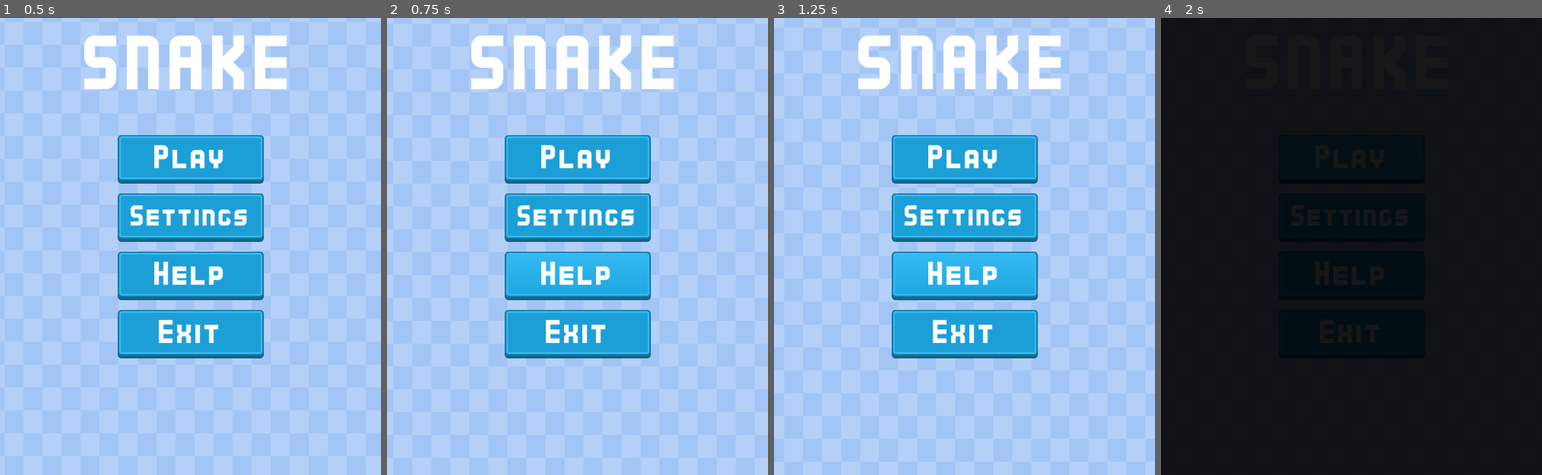
Above: before the commit, frames 1-4 (left to right).
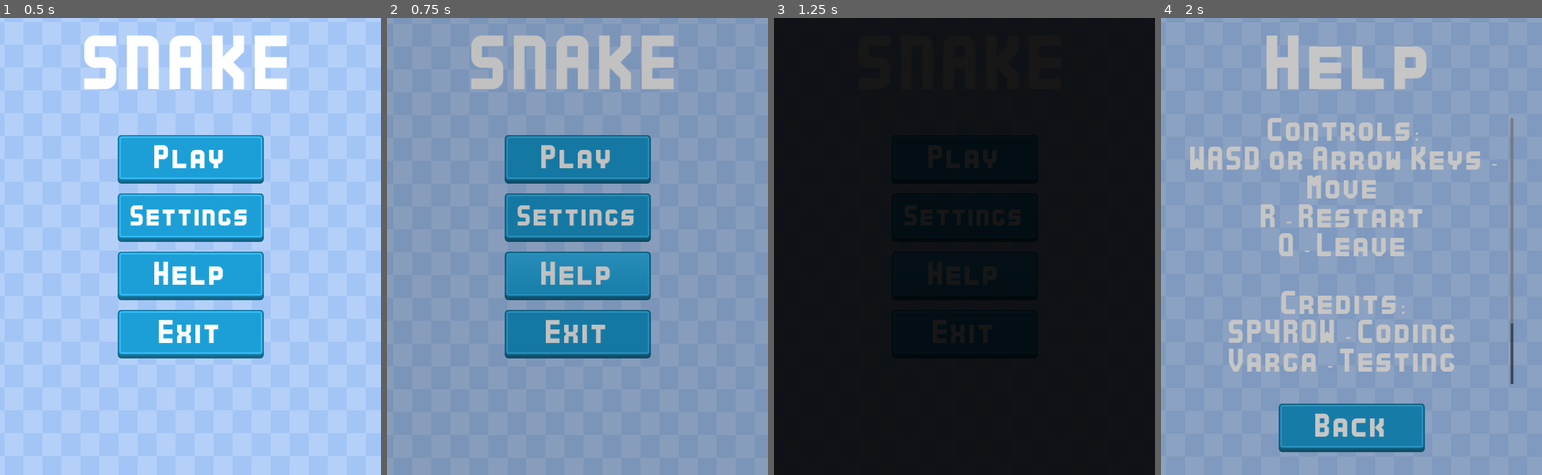
Above: after the commit, the same moments.

Repository: Sparrowworks/Snake
Game: Godot game, scene res://src/MainMenu/MainMenu.tscn
Two runs of this game, one before a commit and one after it. Both use one fixed random seed, a clock stepped at 60 frames per second and the inputs below.
Inputs:
- Up to frame 1 (0.5 s): no input
- Up to frame 2 (0.75 s): click "Help" at 0.5 s
- Up to frame 3 (1.25 s): no input
- Up to frame 4 (2 s): click "Play" at 1.25 s

Frame 1 is identical in both runs. In frame 2, 100% of the frame differs, in the area x 0-100%, y 0-100%; in frame 3, 100%; in frame 4, 100%.

Commit message:
Finished help menu

Diff:
--- a/project.godot
+++ b/project.godot
@@ -35,21 +35,25 @@
 up={
 "deadzone": 0.5,
 "events": [Object(InputEventKey,"resource_local_to_scene":false,"resource_name":"","device":-1,"window_id":0,"alt_press …(192 unchanged characters)…
+, Object(InputEventKey,"resource_local_to_scene":false,"resource_name":"","device":-1,"window_id":0,"alt_pressed":false,"shift_pressed":false,"ctrl_pressed":false,"meta_pressed":false,"pressed":false,"keycode":0,"physical_keycode":4194320,"key_label":0,"unicode":0,"location":0,"echo":false,"script":null)
 ]
 }
 down={
 "deadzone": 0.5,
 "events": [Object(InputEventKey,"resource_local_to_scene":false,"resource_name":"","device":-1,"window_id":0,"alt_press …(192 unchanged characters)…
+, Object(InputEventKey,"resource_local_to_scene":false,"resource_name":"","device":-1,"window_id":0,"alt_pressed":false,"shift_pressed":false,"ctrl_pressed":false,"meta_pressed":false,"pressed":false,"keycode":0,"physical_keycode":4194322,"key_label":0,"unicode":0,"location":0,"echo":false,"script":null)
 ]
 }
 left={
 "deadzone": 0.5,
 "events": [Object(InputEventKey,"resource_local_to_scene":false,"resource_name":"","device":-1,"window_id":0,"alt_press …(191 unchanged characters)…
+, Object(InputEventKey,"resource_local_to_scene":false,"resource_name":"","device":-1,"window_id":0,"alt_pressed":false,"shift_pressed":false,"ctrl_pressed":false,"meta_pressed":false,"pressed":false,"keycode":0,"physical_keycode":4194319,"key_label":0,"unicode":0,"location":0,"echo":false,"script":null)
 ]
 }
 right={
 "deadzone": 0.5,
 "events": [Object(InputEventKey,"resource_local_to_scene":false,"resource_name":"","device":-1,"window_id":0,"alt_press …(192 unchanged characters)…
+, Object(InputEventKey,"resource_local_to_scene":false,"resource_name":"","device":-1,"window_id":0,"alt_pressed":false,"shift_pressed":false,"ctrl_pressed":false,"meta_pressed":false,"pressed":false,"keycode":0,"physical_keycode":4194321,"key_label":0,"unicode":0,"location":0,"echo":false,"script":null)
 ]
 }
 
--- /dev/null
+++ b/src/Credits/Credits.tscn
@@ -0,0 +1,91 @@
+[gd_scene load_steps=7 format=3 uid="uid://d4m61y35wctft"]
+
+[ext_resource type="Script" path="res://src/Credits/credits.gd" id="1_84gq3"]
+[ext_resource type="PackedScene" uid="uid://hojhgp2tlg3b" path="res://src/Background/Background.tscn" id="1_otq6c"]
+[ext_resource type="FontFile" uid="uid://brsbkqea30ixk" path="res://assets/fonts/Kenney Bold.ttf" id="2_j0k8h"]
+[ext_resource type="Texture2D" uid="uid://bsvwqhjqq87h4" path="res://assets/images/button_rectangle_depth_flat.png" id="3_ykn3v"]
+[ext_resource type="Texture2D" uid="uid://b7fw521n0ulr1" path="res://assets/images/button_rectangle_depth_gloss.png" id="4_txx7l"]
+[ext_resource type="Texture2D" uid="uid://3g3hxxbr0cm8" path="res://assets/images/button_rectangle_depth_gradient.png" id="5_tu1fy"]
+
+[node name="Credits" type="Control"]
+layout_mode = 3
+anchors_preset = 15
+anchor_right = 1.0
+anchor_bottom = 1.0
+grow_horizontal = 2
+grow_vertical = 2
+script = ExtResource("1_84gq3")
+
+[node name="Background" parent="." instance=ExtResource("1_otq6c")]
+
+[node name="Title" type="Label" parent="."]
+layout_mode = 1
+anchors_preset = 10
+anchor_right = 1.0
+offset_bottom = 263.0
+grow_horizontal = 2
+theme_override_fonts/font = ExtResource("2_j0k8h")
+theme_override_font_sizes/font_size = 112
+text = "Help"
+horizontal_alignment = 1
+vertical_alignment = 1
+
+[node name="ButtonBox" type="VBoxContainer" parent="."]
+layout_mode = 1
+anchors_preset = 8
+anchor_left = 0.5
+anchor_top = 0.5
+anchor_right = 0.5
+anchor_bottom = 0.5
+offset_left = -425.0
+offset_top = -326.0
+offset_right = 425.0
+offset_bottom = 527.0
+grow_horizontal = 2
+grow_vertical = 2
+theme_override_constants/separation = 50
+
+[node name="ScrollContainer" type="ScrollContainer" parent="ButtonBox"]
+custom_minimum_size = Vector2(850, 700)
+layout_mode = 2
+
+[node name="HelpLabel" type="Label" parent="ButtonBox/ScrollContainer"]
+layout_mode = 2
+theme_override_fonts/font = ExtResource("2_j0k8h")
+theme_override_font_sizes/font_size = 48
+text = "Controls:
+WASD or Arrow Keys -
+Move
+R - Restart
+Q - Leave
+
+Credits:
+SP4R0W - Coding
+Varga - Testing
+
+Art by Kenney
+Apples by FlatIcon"
+horizontal_alignment = 1
+vertical_alignment = 1
+
+[node name="BackButton" type="TextureButton" parent="ButtonBox"]
+layout_mode = 2
+size_flags_horizontal = 4
+texture_normal = ExtResource("3_ykn3v")
+texture_pressed = ExtResource("4_txx7l")
+texture_hover = ExtResource("5_tu1fy")
+
+[node name="Label" type="Label" parent="ButtonBox/BackButton"]
+layout_mode = 1
+anchors_preset = 15
+anchor_right = 1.0
+anchor_bottom = 1.0
+grow_horizontal = 2
+grow_vertical = 2
+theme_override_fonts/font = ExtResource("2_j0k8h")
+theme_override_font_sizes/font_size = 48
+text = "Back"
+horizontal_alignment = 1
+vertical_alignment = 1
+
+[connection signal="pressed" from="ButtonBox/BackButton" to="." method="_on_back_button_pressed"]
--- /dev/null
+++ b/src/Credits/credits.gd
@@ -0,0 +1,7 @@
+extends Control
+
+
+func _on_back_button_pressed() -> void:
+	var transition: Node = Composer.setup_load_screen(Global.loading_transition)
+	await transition.finished_fade_in
+	Composer.load_scene("res://src/MainMenu/MainMenu.tscn")
--- a/src/MainMenu/main_menu.gd
+++ b/src/MainMenu/main_menu.gd
@@ -7,8 +7,8 @@
 func _on_settings_button_pressed() -> void:
 	go_to("res://src/Settings/Settings.tscn")
 
-func _on_credits_button_pressed() -> void:
-	pass # Replace with function body.
+func _on_help_button_pressed() -> void:
+	go_to("res://src/Credits/Credits.tscn")
 
 func _on_exit_button_pressed() -> void:
 	get_tree().quit()
@@ -17,7 +17,3 @@
 	var transition: Node = Composer.setup_load_screen(Global.loading_transition)
 	await transition.finished_fade_in
 	Composer.load_scene(scene)
-
-
-func _on_help_button_pressed() -> void:
-	pass # Replace with function body.
Binary file removed: assets/images/background.png
Not shown, removed: assets/images/background.png.import
Binary file removed: assets/images/slide_horizontal_color.png
Not shown, removed: assets/images/slide_horizontal_color.png.import
